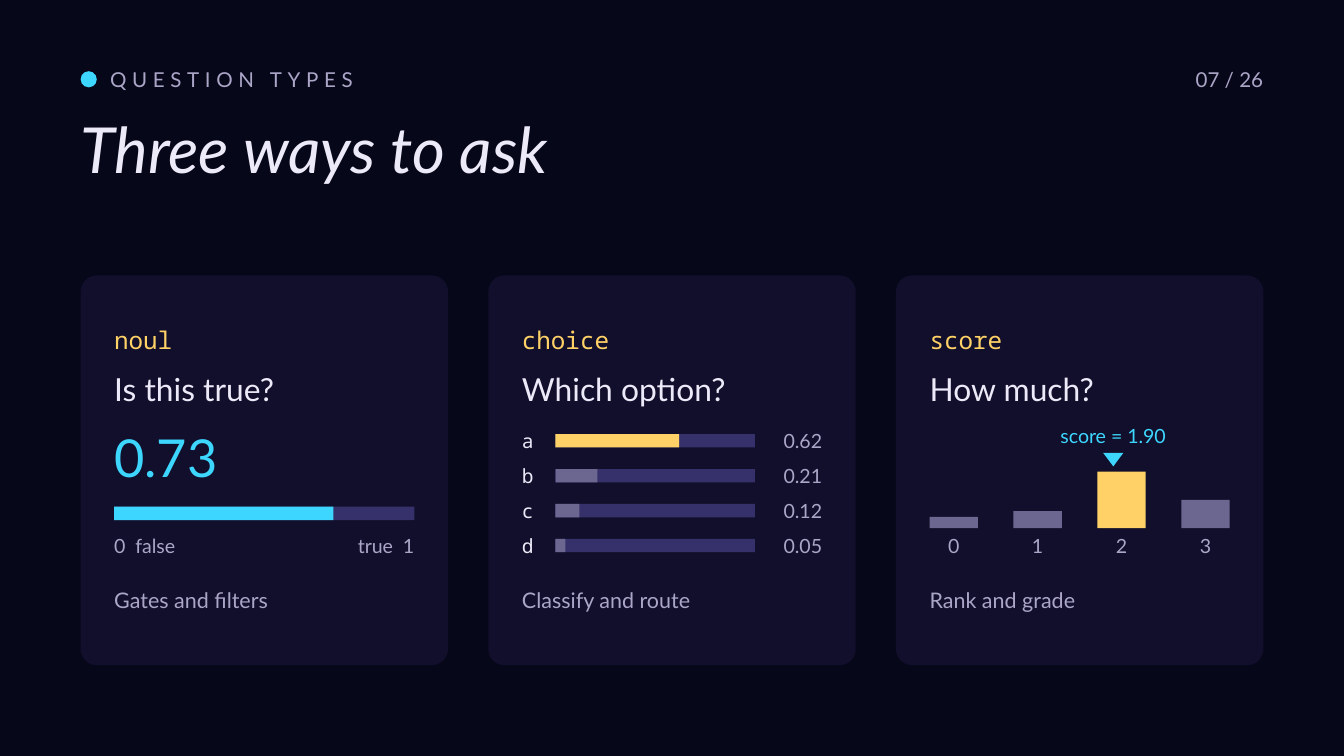
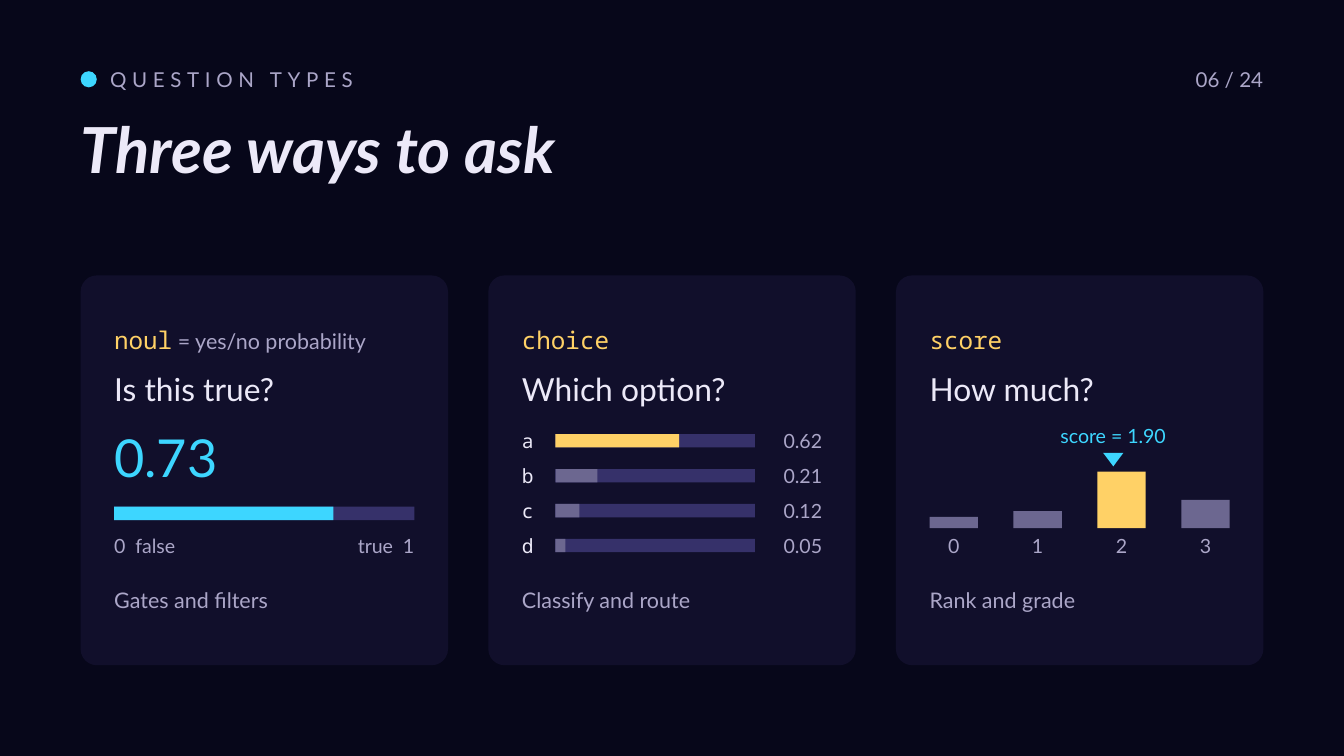
Before and after one commit to roryp/racing, a slide deck: slide 7 of docs/luna-gp-deck.pptx. Drawn at 1344x756 pixels with LibreOffice and Linux fonts; fonts in the diff are those of the drawing. Boxes give left, top, right and bottom in pixels: in the first picture for what was removed or moved away, otherwise in the second. Text is boxed around its words. In the diff, an @@ line names an element or a change of style, - is before the commit and + after.

```diff
--- a/docs/luna-gp-deck.pptx
+++ b/docs/luna-gp-deck.pptx
@@ text at [1196,72,1263,87]: text changed @@
-07 / 26
+06 / 24
@@ text "Three ways to ask" at [81,126,555,184]: bold on @@
@@ text at [114,330,366,353]: text changed; size 13 to 11.5 pt; font Noto Sans Mono to Lato; text colour #FFD166 to #ABA6C8 @@
-noul
+noul = yes/no probability
```
Also in this commit, not shown: 22 other slides changed.
